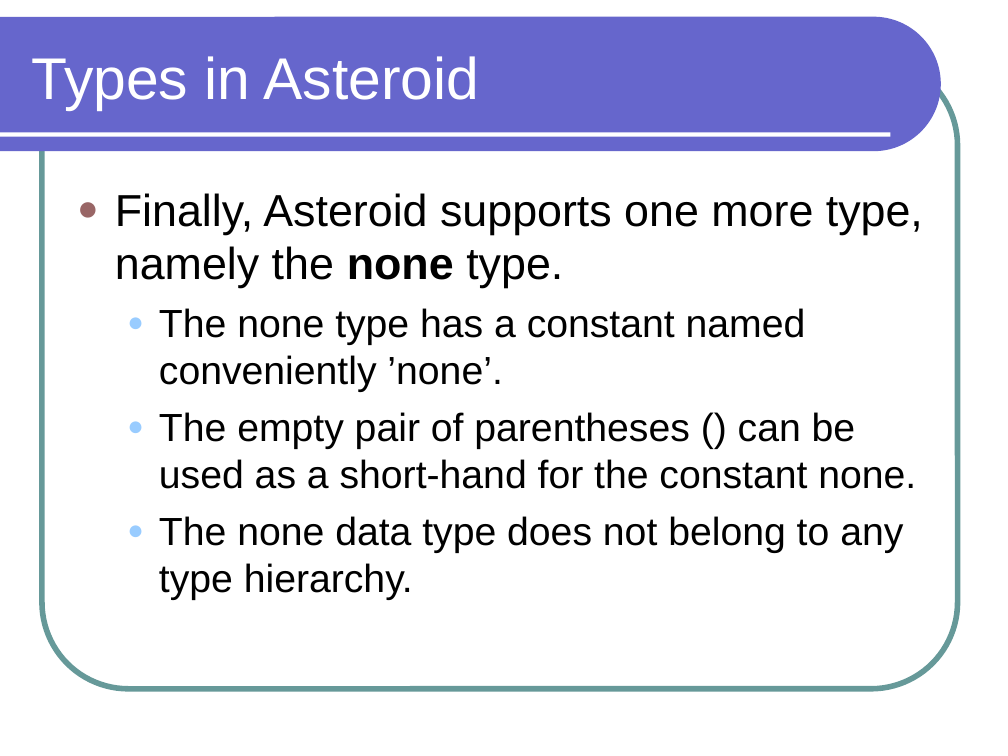
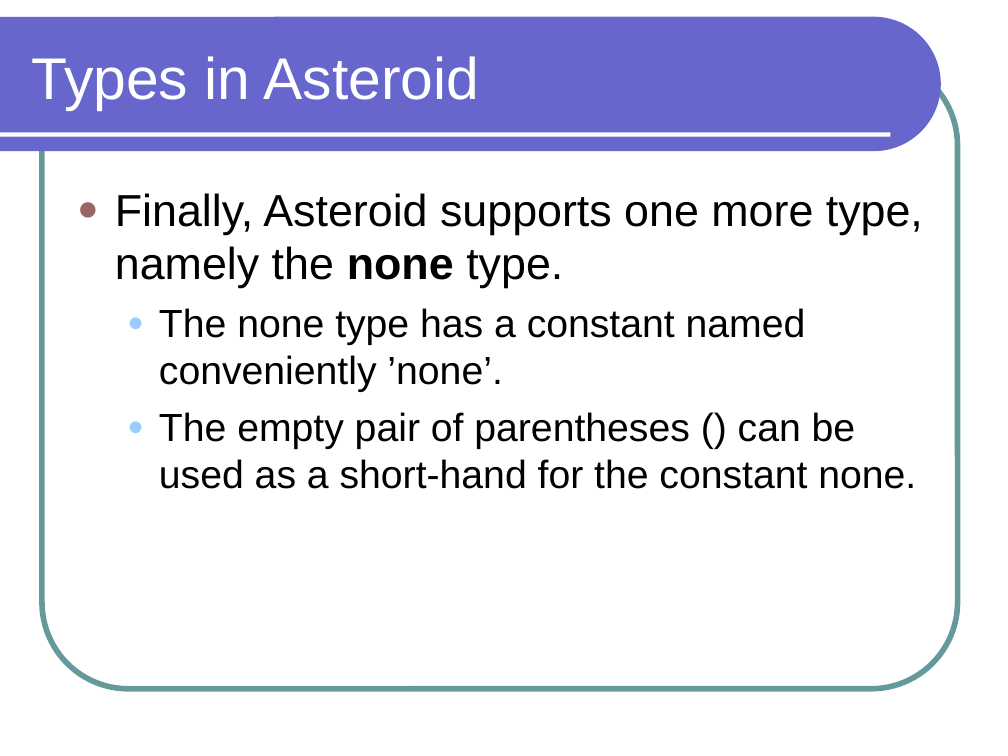
Before and after one commit to lutzhamel/CSC301, a slide deck: slide 14 of notes/csc301-ln002.ppt. Drawn at 1008x756 pixels with LibreOffice and Linux fonts; fonts in the diff are those of the drawing. Boxes give left, top, right and bottom in pixels: in the first picture for what was removed or moved away, otherwise in the second. Text is boxed around its words. In the diff, an @@ line names an element or a change of style, - is before the commit and + after.

Commit message:
edits for Asteroid 2.0

```diff
--- a/notes/csc301-ln002.ppt
+++ b/notes/csc301-ln002.ppt
@@ text at [159,516,903,600]: paragraph removed @@
-  ● The none data type does not belong to any type hierarchy.
```
Also in this commit, not shown: 10 other slides changed, 1 slide added, 1 slide removed, 10 other files.
